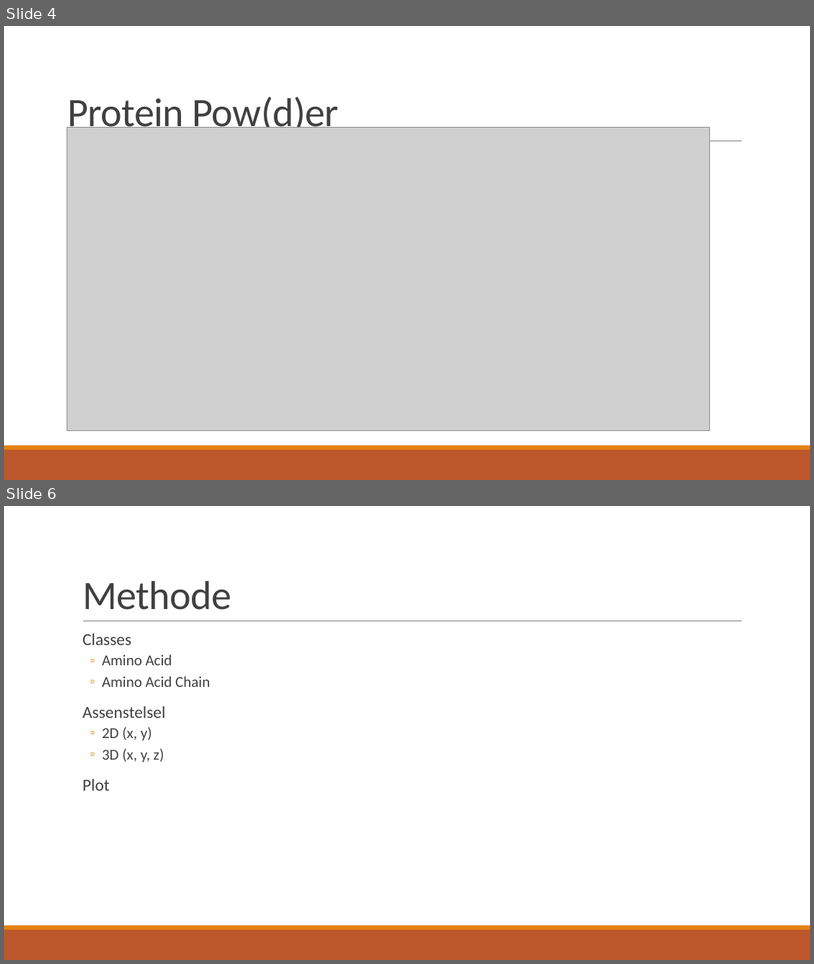
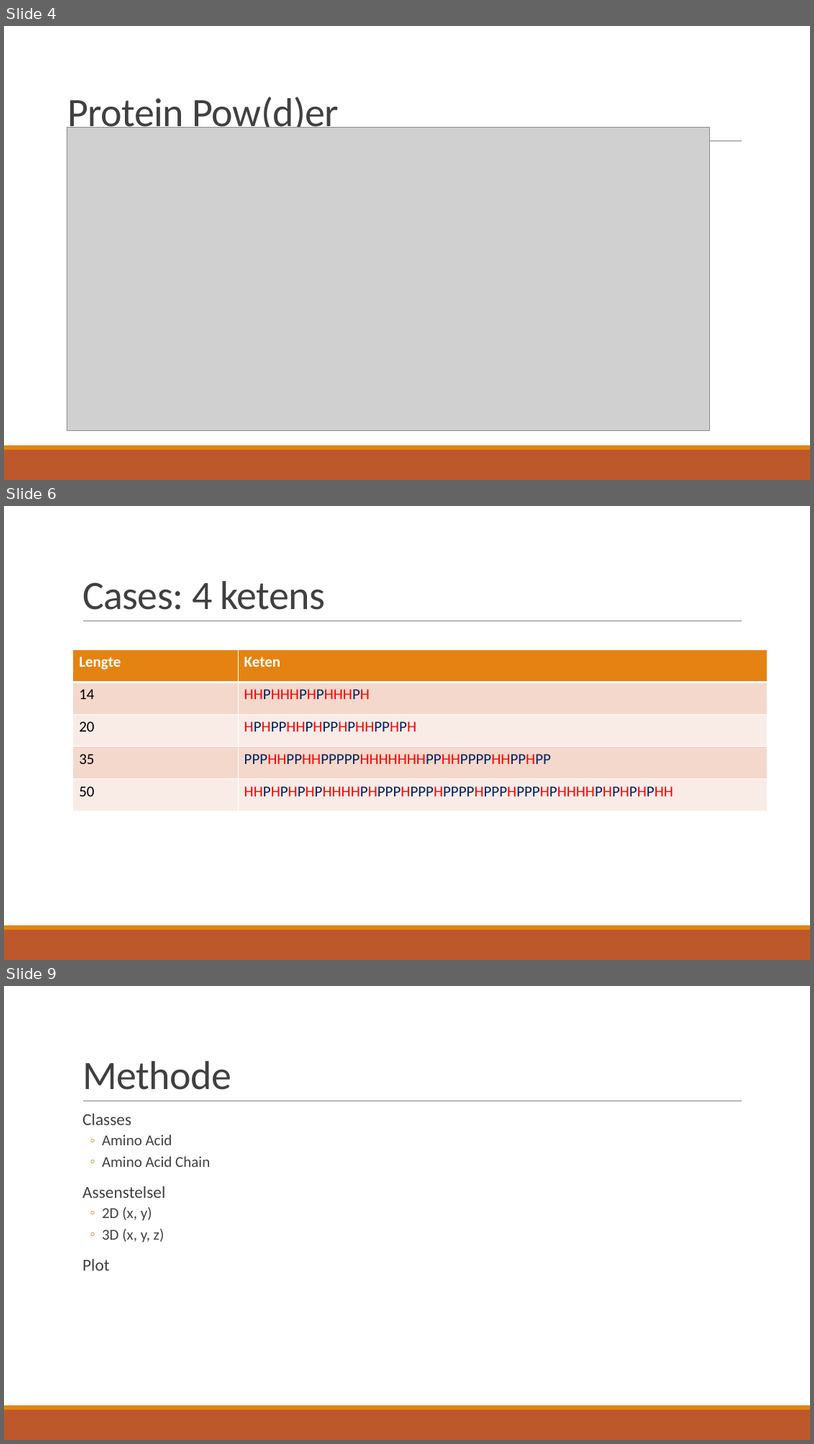
Before and after one commit to LunarLite/Proteasen, a slide deck: Presentations/Proteasen - week 1.pptx. Shown one above the other, each under a label of ours: slides 4 and 6 before the commit, slides 4, 6 and 9 after it; the slides between them are not shown. The pictures are 814x964 and 814x1444 pixels, drawn with LibreOffice and Linux fonts; fonts in the diff are those of the drawing; grey boxes stand for pictures. Boxes give left, top, right and bottom in pixels: in the first picture for what was removed or moved away, otherwise in the second. Text is boxed around its words. In the diff, an @@ line names an element or a change of style, - is before the commit and + after.

```diff
--- a/Presentations/Proteasen - week 1.pptx
+++ b/Presentations/Proteasen - week 1.pptx
@@ slide 6 added at bbox=[4, 506, 810, 960], background #FFFFFF; not listed: 3 template elements that a slide beside it also shows @@
@@ title added at bbox=[82, 581, 326, 610], 48 pt, text #404040 @@
+Cases: 4 ketens
@@ table added at bbox=[73, 649, 767, 811], 5 rows, 2 columns @@
+Lengte | Keten
+14 | HHPHHHPHPHHHPH
+20 | HPHPPHHPHPPHPHHPPHPH
+35 | PPPHHPPHHPPPPPHHHHHHHPPHHPPPPHHPPHPP
+50 | HHPHPHPHPHHHHPHPPPHPPPHPPPPHPPPHPPPHPHHHHPHPHPHPHH
@@ what was slide 6 is now slide 9 @@
```
Also in this commit, not shown: 2 slides changed, 2 other slides added.
